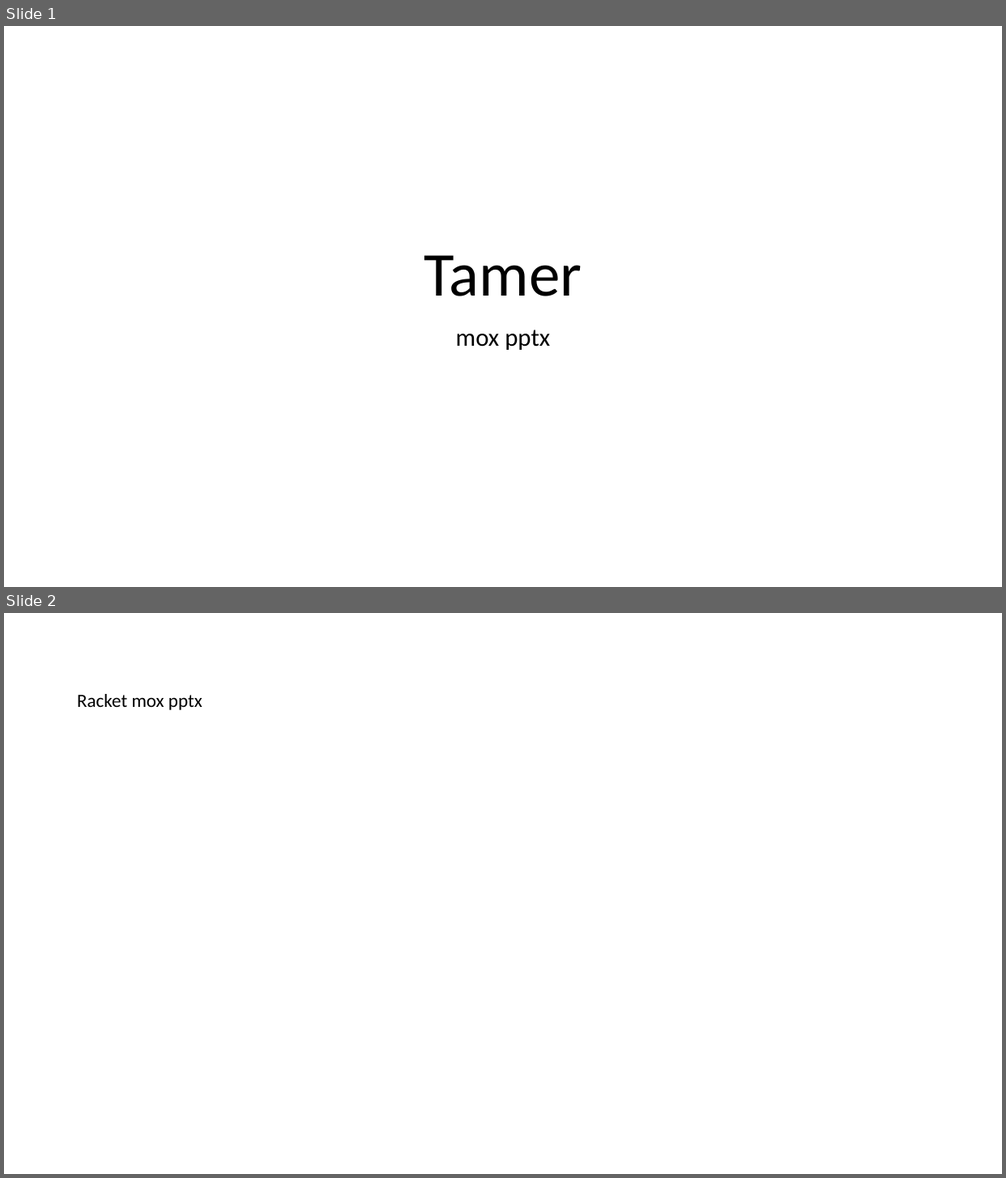
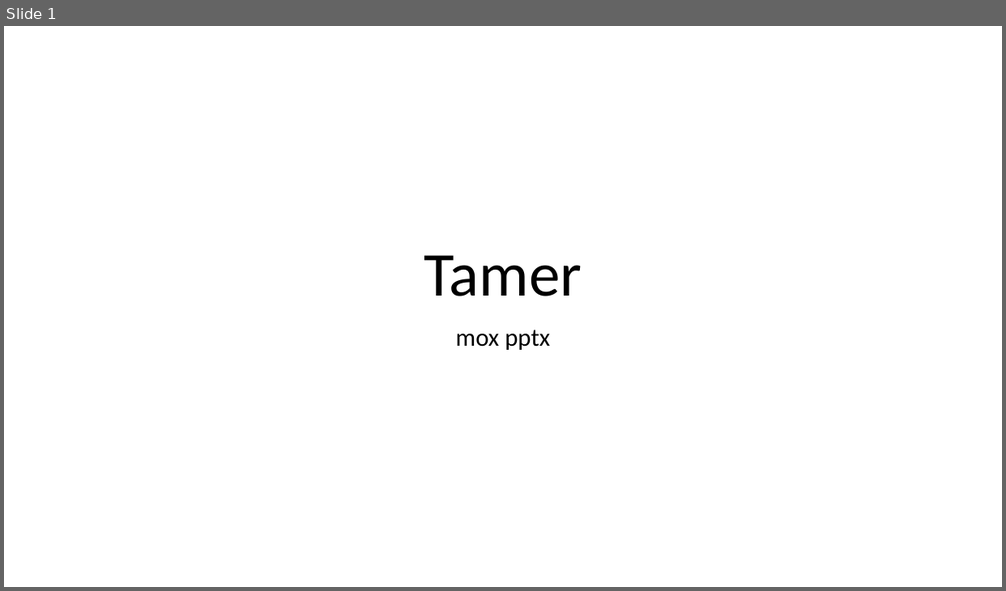
Before and after one commit to wargrey/mox, a slide deck: tamer/tamer.pptx. Shown one above the other, each under a label of ours: slides 1 and 2 before the commit, slide 1 after it. The pictures are 1006x1178 and 1006x591 pixels, drawn with LibreOffice and Linux fonts; fonts in the diff are those of the drawing. Boxes give left, top, right and bottom in pixels: in the first picture for what was removed or moved away, otherwise in the second. Text is boxed around its words. In the diff, an @@ line names an element or a change of style, - is before the commit and + after.

```diff
--- a/tamer/tamer.pptx
+++ b/tamer/tamer.pptx
@@ slide 2 removed at box(4, 613, 1002, 1174), background #FFFFFF @@
@@ text removed at box(77, 694, 202, 710) @@
-Racket mox pptx
```
Also in this commit, not shown: 24 other files.
